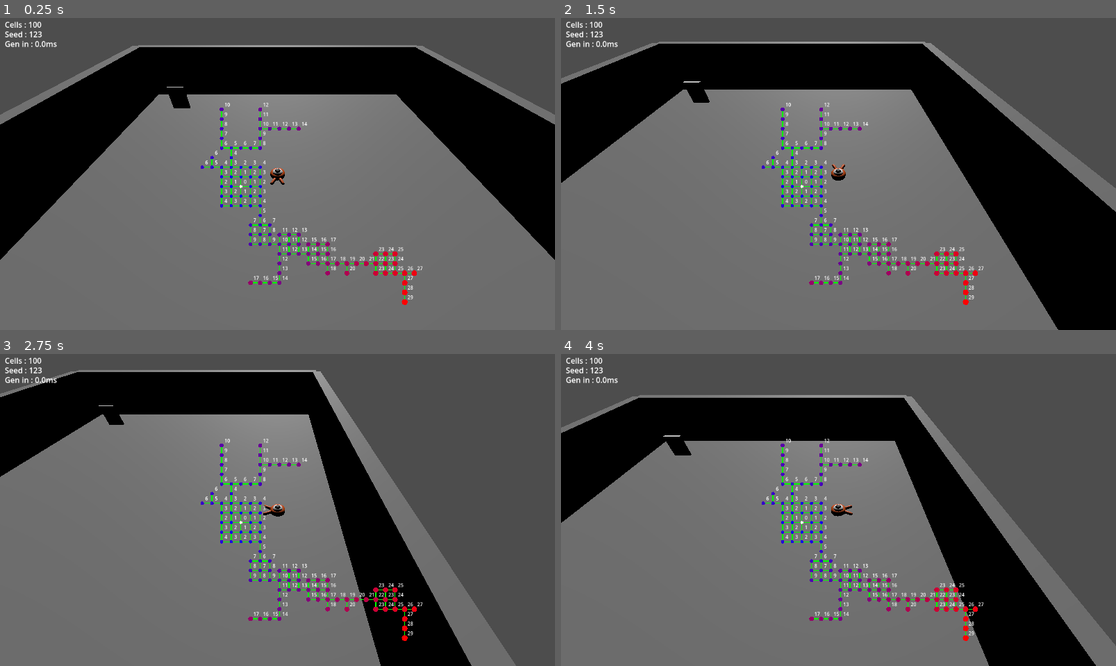
Above: before the commit, frames 1-4 (two rows, left to right).
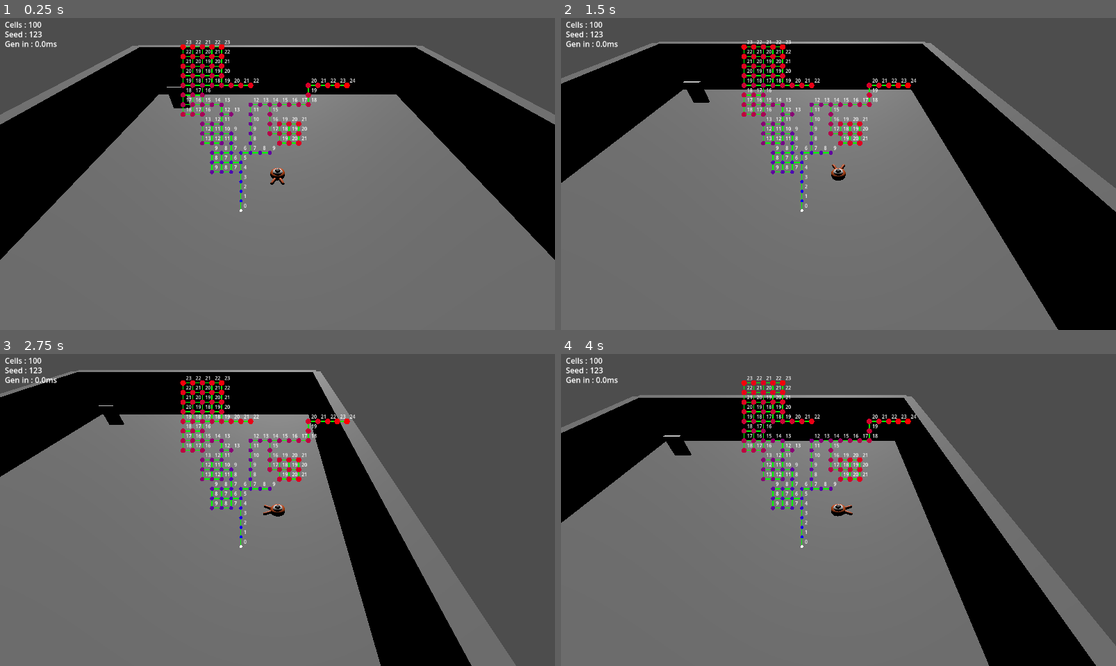
Above: after the commit, the same moments.

Repository: LeFodeurCou/Godot-Lab
Game: Godot game, scene res://World/Static/World000001.tscn
Same seed, same stepped clock (60 frames per second), same inputs: the game is played once before the commit and once after it. This scene is started directly instead of the project's main scene.
Inputs:
- Up to frame 1 (0.25 s): no input
- Up to frame 2 (1.5 s): tap Enter at 0.5 s; hold D (move_right) 0.53-1.28 s; tap Space (jump) at 0.77 s; hold S (move_back) from 1.28 s (still down)
- Up to frame 3 (2.75 s): tap Space (jump) at 1.52 s; release S (move_back) at 2.03 s; hold D (move_right) from 2.03 s (still down)
- Up to frame 4 (4 s): release D (move_right) at 2.78 s; hold W (move_forward) 2.78-3.53 s; tap Space (jump) at 3.02, 3.77 s; hold A (move_left) from 3.53 s (still down)

The runs differ from the first frame. In frame 1, 3.7% of the frame differs, in the area x 32-77%, y 7-92%; in frame 2, 3.7%; in frame 3, 3.7%; in frame 4, 3.7%.

Commit message:
Adding a threshold for rooms in the config and updated the ProceduralGenerator to take care ot this threshold to generate rooms after a graph build progression threshold

Diff:
--- a/Behaviour/ProceduralGeneration/Model/ProceduralGeneratorConfig.gd
+++ b/Behaviour/ProceduralGeneration/Model/ProceduralGeneratorConfig.gd
@@ -17,10 +17,24 @@
 var frontierDecay: float = 0.1
 var directionMomentum: float = 0.7
 var corridorCoefficient:float = 0.6
-# Below we need to start by greater rooms first, to avoid erasing smallest one near the start
-var roomCoefficient: Dictionary = { #size: [coefficient, maxNumber, completionRatio]
-	5: [1, 1, 0.9],
-	3: [0.3, 4, 0.2],
+# We need to start by greater rooms first
+# to avoid erasing smallest one after they was generated
+# size: [coefficient, maxNumber, threshold]
+# coefficient : chances rooms can appear during generation
+# maxNumber : room limit in one generation
+# threshold : rooms can't apear before a threshold based on the graph build progression
+# -> can quickly hard limit rooms on smaller cellNumber
+var roomCoefficient: Dictionary = {
+	5: [
+		1,
+		1,
+		0.7,
+	],
+	3: [
+		0.3,
+		4,
+		0.2,
+	],
 } # 0.05 of cells can become a room candidate
 var roomSizes: Array = PackedInt32Array()
 
--- a/Behaviour/ProceduralGeneration/ProceduralGenerator.gd
+++ b/Behaviour/ProceduralGeneration/ProceduralGenerator.gd
@@ -156,10 +156,14 @@
 		# Avoid overshooting the max cell number
 		if cellCount + size * size > cellNumber:
 			continue
-		var coef = roomCoefficient[size][0]
-		var maxRooms = roomCoefficient[size][1]
+		var roomConfig = roomCoefficient[size]
+		var threshold = roomConfig[2]
+		if graphBuildProgression <= threshold:
+			continue
+		var maxRooms = roomConfig[1]
 		if roomCounts[size] >= maxRooms:
 			continue
+		var coef = roomConfig[0]
 		if rng.randf() > coef:
 			continue
 		if canPlaceRoomXY(cx, cy, size):
--- a/World/Static/testScript.gd
+++ b/World/Static/testScript.gd
@@ -39,7 +39,7 @@
 	var seedHandler = SeedHandler.new(originSeed)
 	var config = ProceduralGeneratorConfig.new(seedHandler)
 	generator = ProceduralGenerator.new(config)
-	offset = Vector2(-config.cellNumber, -config.cellNumber) * cell_scale + Vector2(500,350)
+	offset = Vector2(-config.cellNumber, -config.cellNumber) * cell_scale + Vector2(500,400)
 
 	start = Time.get_ticks_usec()
 	generator.create()
